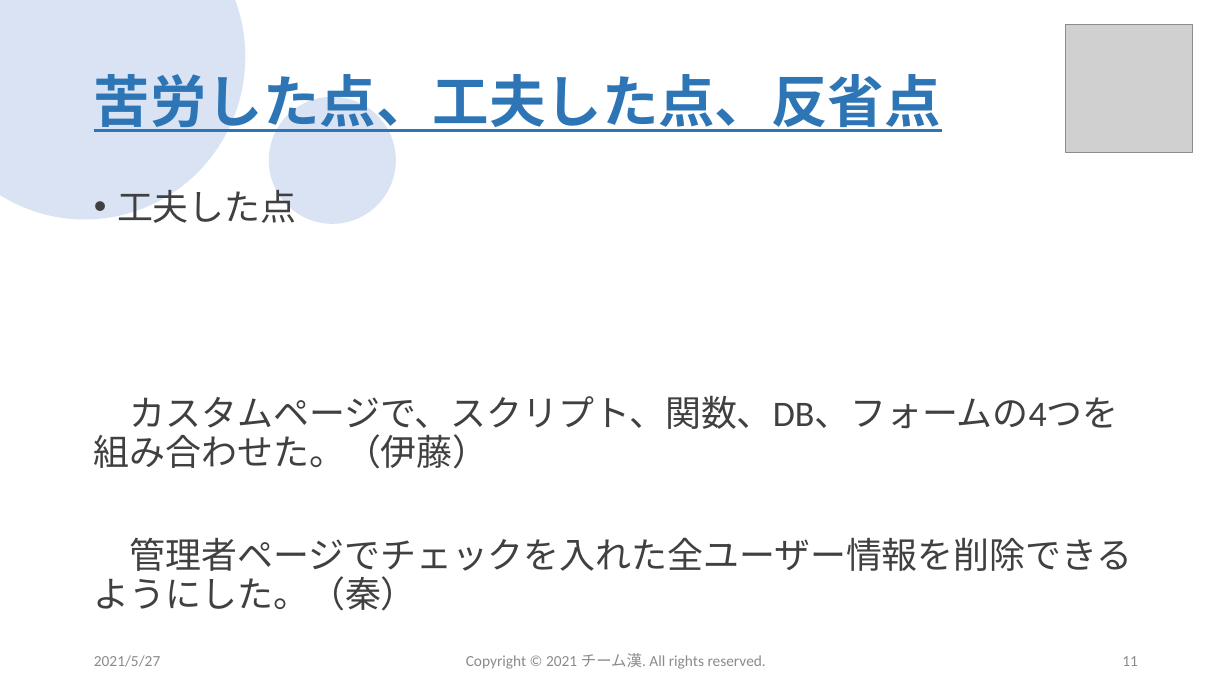
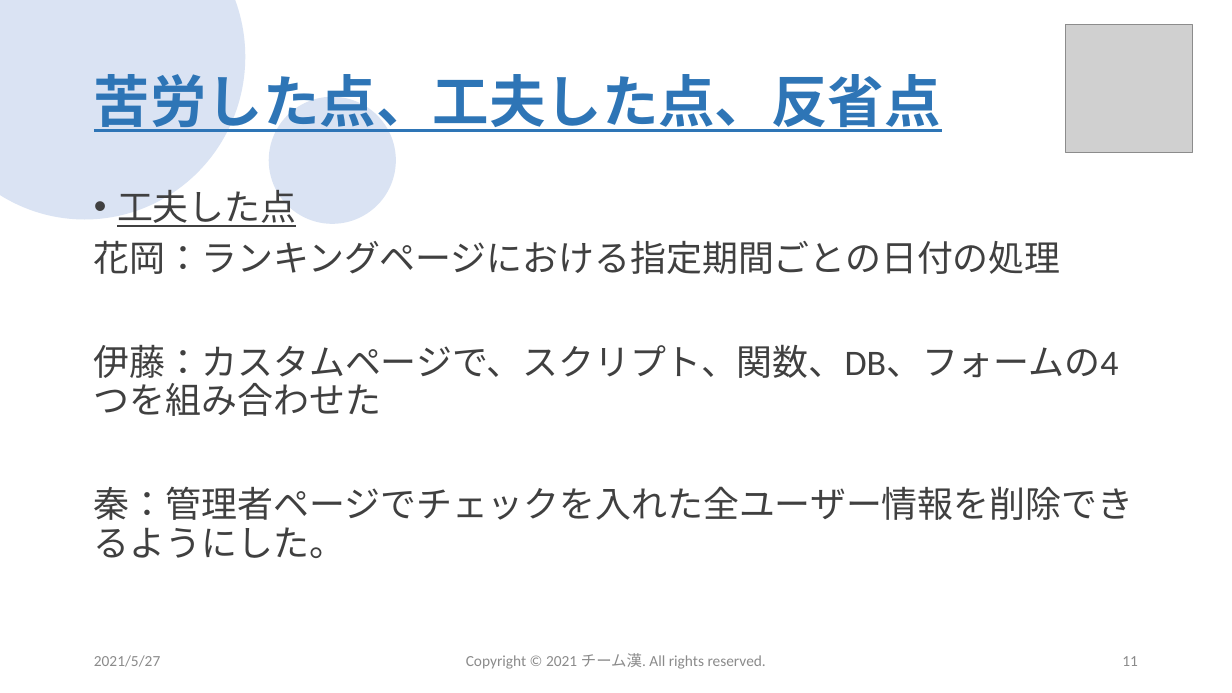
Before and after one commit to sss-sr2021/GUYS, a slide deck: slide 11 of 提出物/チーム漢_成果発表会プレゼン資料.pptx. Drawn at 1232x693 pixels with LibreOffice and Linux fonts; fonts in the diff are those of the drawing; grey boxes stand for pictures; background and template pictures are left out. Boxes give left, top, right and bottom in pixels: in the first picture for what was removed or moved away, otherwise in the second. Text is boxed around its words. In the diff, an @@ line names an element or a change of style, - is before the commit and + after.

```diff
--- a/提出物/チーム漢_成果発表会プレゼン資料.pptx
+++ b/提出物/チーム漢_成果発表会プレゼン資料.pptx
@@ text at [117, 189, 296, 227]: underline on in "工夫した点" @@
@@ text at [94, 241, 1133, 558]: text changed @@
-カスタムページで、スクリプト、関数、DB、フォームの4つを組み合わせた。（伊藤）
-管理者ページでチェックを入れた全ユーザー情報を削除できるようにした。（秦）
+花岡：ランキングページにおける指定期間ごとの日付の処理
+伊藤：カスタムページで、スクリプト、関数、DB、フォームの4つを組み合わせた
+秦：管理者ページでチェックを入れた全ユーザー情報を削除できるようにした。
```
Also in this commit, not shown: 8 other slides changed.
